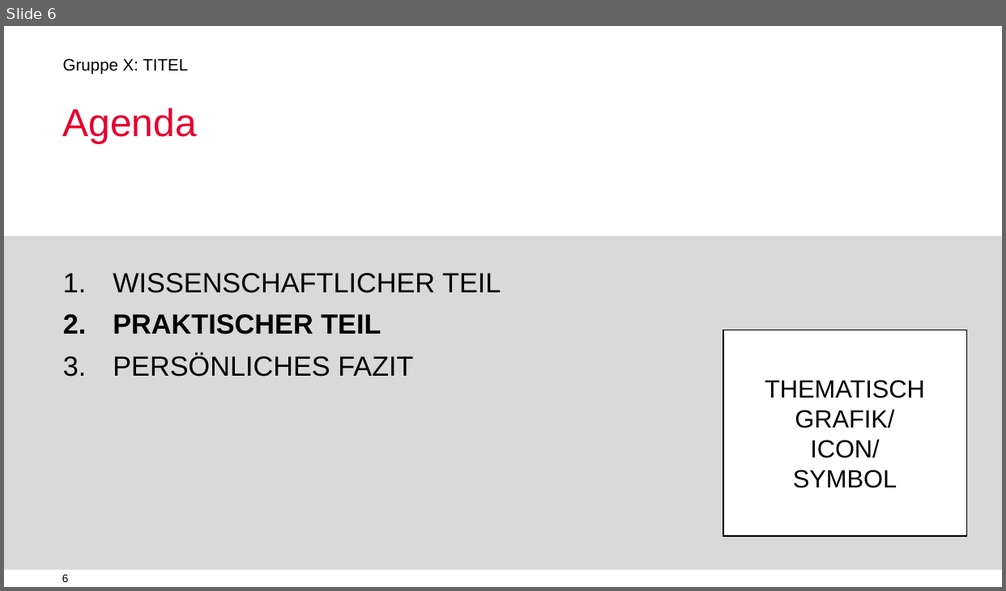
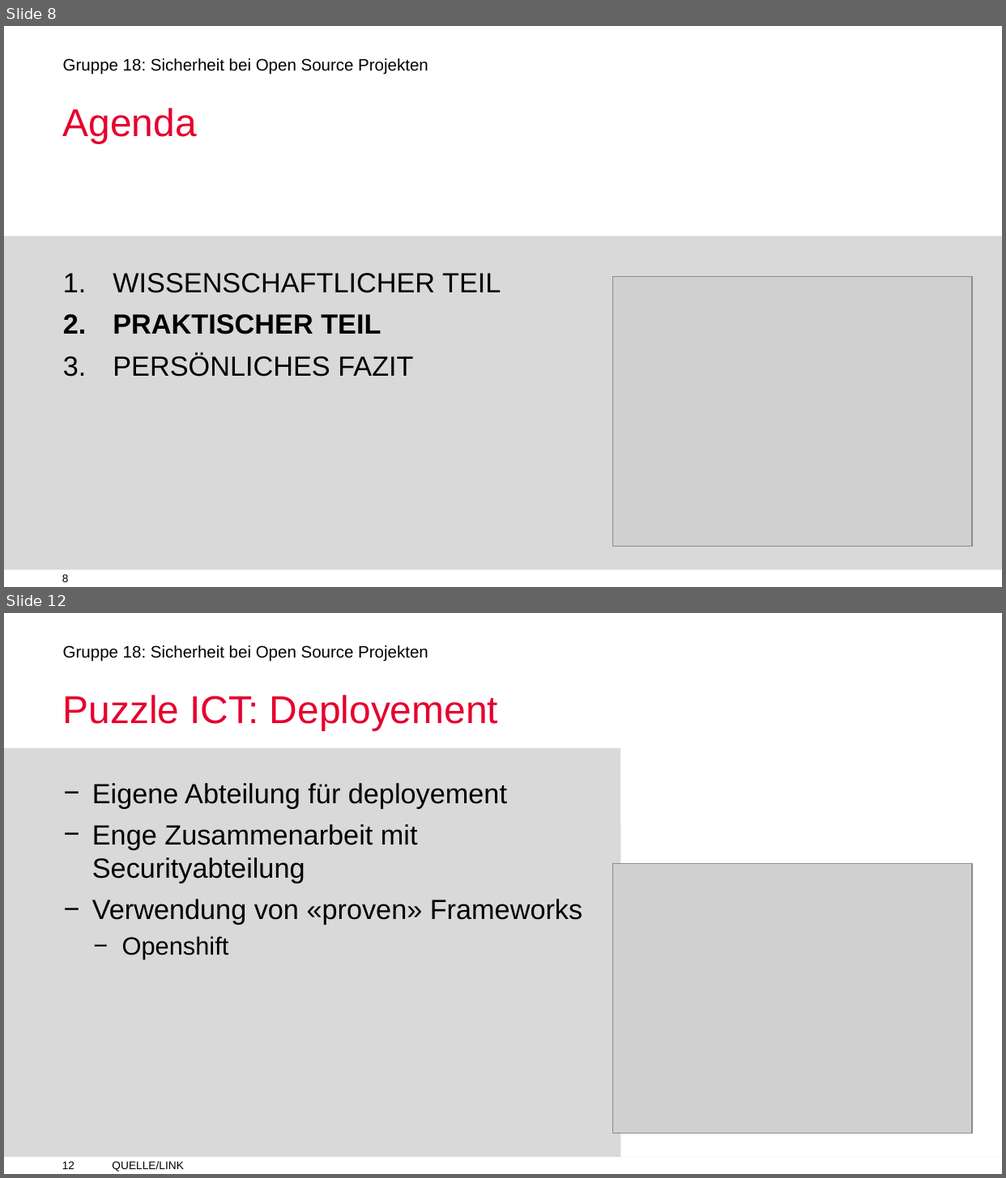
Before and after one commit to jimyouare/digitalenachhaltigkeit, a slide deck: Vortrag/VORLAGE Gruppenpraesentationen(1).pptx. Shown one above the other, each under a label of ours: slide 6 before the commit, slides 8 and 12 after it; the slides between them are not shown. The pictures are 1006x591 and 1006x1178 pixels, drawn with LibreOffice and Linux fonts; fonts in the diff are those of the drawing; grey boxes stand for pictures; background and template pictures are left out. Boxes give left, top, right and bottom in pixels: in the first picture for what was removed or moved away, otherwise in the second. Text is boxed around its words. In the diff, an @@ line names an element or a change of style, - is before the commit and + after.

```diff
--- a/Vortrag/VORLAGE Gruppenpraesentationen(1).pptx
+++ b/Vortrag/VORLAGE Gruppenpraesentationen(1).pptx
@@ slide 12 added at [4,613,1002,1174], background #FFFFFF; not listed: 3 template elements that a slide beside it also shows @@
@@ title added at [63,695,498,730], 28 pt, text #E6002E @@
+Puzzle ICT: Deployement
@@ rectangle added at [4,747,620,1157], fill #D9D9D9 @@
@@ rectangle added at [620,747,1002,1157], fill #FFFFFF @@
@@ text added at [92,783,582,960], 20 pt, text #000000 @@
+− Eigene Abteilung für deployement
+− Enge Zusammenarbeit mit Securityabteilung
+− Verwendung von «proven» Frameworks
+  − Openshift
@@ picture added at [613,863,972,1133] @@
@@ text added at [112,1161,183,1172], 8 pt, text #000000 @@
+QUELLE/LINK
@@ what was slide 6 is now slide 8 @@
@@ slide 8 changed as well @@
@@ text at [63,58,428,75]: text changed @@
-Gruppe X: TITEL
+Gruppe 18: Sicherheit bei Open Source Projekten
@@ picture added at [613,276,972,546] @@
@@ rectangle removed at [722,331,966,536] @@
-THEMATISCH GRAFIK/
-ICON/
-SYMBOL
@@ page number at [62,574,69,582]: text changed @@
-6
+8
```
Also in this commit, not shown: 3 other slides changed, 9 other slides added, 7 slides removed, 5 other files.
